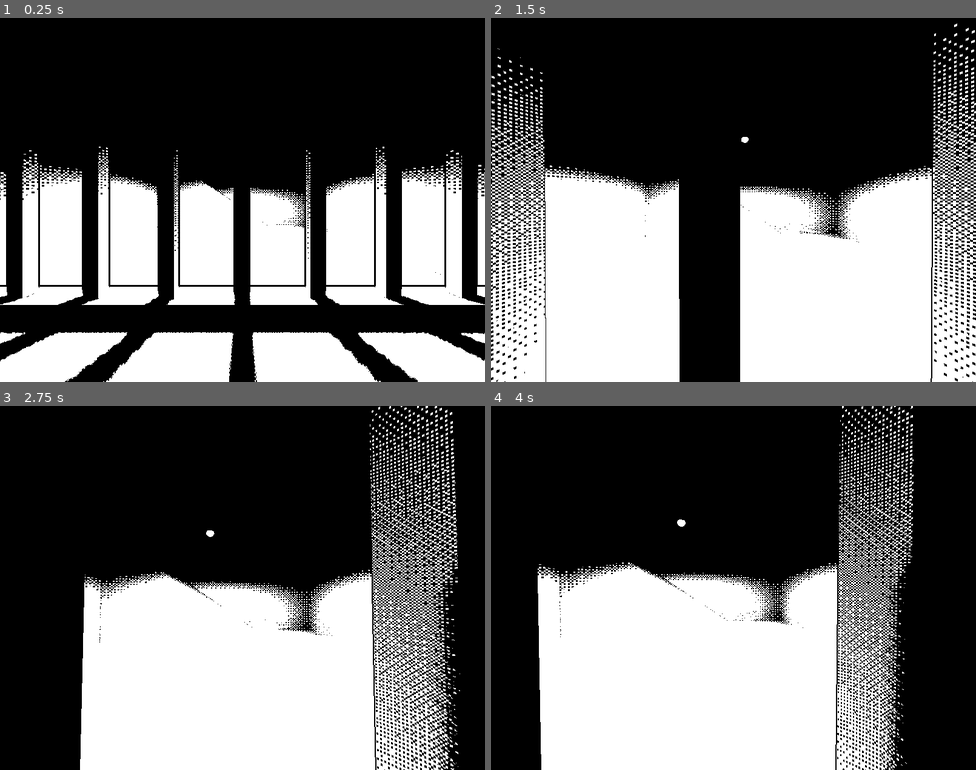
Above: before the commit, frames 1-4 (two rows, left to right).
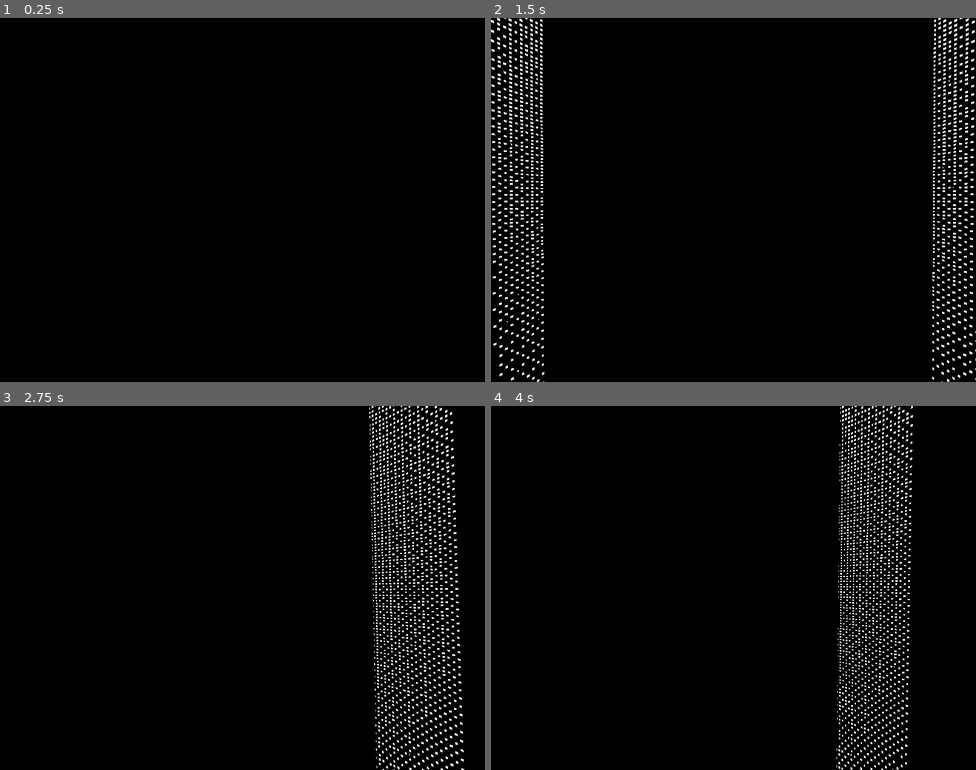
Above: after the commit, the same moments.

Repository: BryceHanke/graverobber
Game: Godot game, scene res://scenes/basement/basement.tscn
The game is run twice, just before and just after one commit, with the same random seed, the same clock (stepped at 60 frames per second) and the same inputs. This scene is started directly instead of the project's main scene.
Inputs (mouse positions are in pixels of both pictures, inside the frame that each line leads up to):
- Up to frame 1 (0.25 s): no input
- Up to frame 2 (1.5 s): tap Enter at 0.5 s; move the mouse to (757, 200) at 0.52 s; hold Alt (lean) 0.53-1.28 s; hold W (up) from 0.53 s (still down); tap Space (jump) at 0.77 s; move the mouse to (709, 200) at 1.27 s; tap Alt (lean) at 1.35 s
- Up to frame 3 (2.75 s): keep holding W (up); tap Space (jump) at 1.52 s; move the mouse to (252, 580) at 2.02 s; hold Alt (lean) from 2.03 s (still down)
- Up to frame 4 (4 s): keep holding W (up); move the mouse to (728, 595) at 2.77 s; release Alt (lean) at 2.78 s; tap Alt (lean) at 2.85 s; tap Space (jump) at 3.02, 3.77 s; move the mouse to (767, 591) at 3.52 s; hold Alt (lean) from 3.53 s (still down)

The runs differ from the first frame. In frame 1, 35% of the frame differs, in the area x 0-100%, y 35-100%; in frame 2, 44%, in the area x 0-100%, y 0-100%; in frame 3, 35%; in frame 4, 36%.

Commit message:
pre dither warp

Diff:
--- a/source/assets/materials/dither.tres
+++ b/source/assets/materials/dither.tres
@@ -10,7 +10,7 @@
 [resource]
 render_priority = 0
 shader = ExtResource("1_52sdg")
-shader_parameter/lit_color = Color(1, 1, 1, 1)
+shader_parameter/lit_color = Color(0.8633995, 0.8646732, 0.86815065, 1)
 shader_parameter/shadow_color = Color(0, 0, 0, 1)
 shader_parameter/global_ambient = Color(0, 0, 0, 1)
 shader_parameter/dither_pixel_size = 2.0000000475
--- a/source/assets/materials/outline.tres
+++ b/source/assets/materials/outline.tres
@@ -1,11 +1,20 @@
 [gd_resource type="ShaderMaterial" format=3 uid="uid://c0u7g8udxmn5m"]
 
-[ext_resource type="Shader" uid="uid://bfe4kfonmg21c" path="res://assets/shaders/outline.gdshader" id="1_0lybl"]
+[ext_resource type="Shader" uid="uid://cbrxjr3b446wu" path="res://assets/shaders/outline.gdshader" id="1_0lybl"]
 
 [resource]
 render_priority = 0
 shader = ExtResource("1_0lybl")
-shader_parameter/outline_color = Color(0, 0, 0, 1)
-shader_parameter/outline_width = 1.0
-shader_parameter/depth_threshold = 0.046000002185
-shader_parameter/normal_threshold = 0.066000003135
+shader_parameter/cutout_light = 0.13200000627
+shader_parameter/cutout_dark = 0.3130000148675
+shader_parameter/cutout_sensitivity = 1.0830000481826199
+shader_parameter/depth_threshold = 0.27400001231647997
+shader_parameter/normal_threshold = 0.6
+shader_parameter/depth_fade_dist = 20.0
+shader_parameter/line_thickness = 2.106000100035
+shader_parameter/thickness_dark = 0.714000033915
+shader_parameter/use_smart_color = true
+shader_parameter/contrast_threshold = 0.5
+shader_parameter/line_color_on_light = Color(0, 0, 0, 1)
+shader_parameter/line_color_on_dark = Color(0.8627451, 0.8627451, 0.8666667, 1)
+shader_parameter/fixed_line_color = Color(0, 0, 0, 1)
--- a/source/assets/shaders/outline.gdshader
+++ b/source/assets/shaders/outline.gdshader
@@ -1,102 +1,131 @@
 shader_type spatial;
-render_mode unshaded, cull_disabled;
+render_mode unshaded, depth_test_disabled, cull_disabled, skip_vertex_transform;
 
-// This shader implements an outline effect compatible with Godot's Compatibility renderer (GLES3).
-// It reconstructs normals from the depth texture instead of relying on the Normal/Roughness texture
-// (which is only available in Forward+ and Mobile renderers).
+uniform sampler2D screen_texture : hint_screen_texture, filter_nearest;
+uniform sampler2D depth_texture : hint_depth_texture, filter_nearest;
+uniform sampler2D normal_texture : hint_normal_roughness_texture, filter_nearest;
 
-uniform sampler2D screen_texture : hint_screen_texture, filter_linear_mipmap;
-uniform sampler2D depth_texture : hint_depth_texture, filter_linear_mipmap;
+// --- DYNAMIC CUTOUT SETTINGS ---
+group_uniforms Sketchy_Style;
+uniform float cutout_light : hint_range(0.0, 1.0) = 0.0;
+uniform float cutout_dark : hint_range(0.0, 1.0) = 1.0;
+uniform float cutout_sensitivity : hint_range(0.1, 5.0) = 1.0;
 
-uniform vec4 outline_color : source_color = vec4(0.0, 0.0, 0.0, 1.0);
-uniform float outline_width : hint_range(0.0, 10.0) = 1.0;
-uniform float depth_threshold : hint_range(0.0, 0.1) = 0.01;
+group_uniforms Sensitivity;
+uniform float depth_threshold : hint_range(0.01, 1.0) = 0.05;
 uniform float normal_threshold : hint_range(0.0, 1.0) = 0.6;
+uniform float depth_fade_dist : hint_range(1.0, 100.0) = 20.0;
 
-// Reconstruct view-space position from depth
-vec3 get_view_position(vec2 screen_uv, float depth, mat4 inv_proj_mat) {
-	// Godot's depth buffer is 0.0 to 1.0.
-	// In NDC, z is usually -1 to 1 for OpenGL, or 0 to 1 for Vulkan.
-	// However, using the INV_PROJECTION_MATRIX with the raw depth value usually works
-	// because the matrix matches the projection used.
-	// We map 0..1 to -1..1 for OpenGL if needed, but Godot abstracts this.
-	// Let's assume standard NDC construction.
-	vec4 ndc = vec4(screen_uv * 2.0 - 1.0, depth, 1.0);
-	vec4 view_pos = inv_proj_mat * ndc;
-	return view_pos.xyz / view_pos.w;
+group_uniforms Styling;
+// Maximum thickness (In the Light)
+uniform float line_thickness : hint_range(0.0, 5.0) = 2.0;
+// Minimum thickness (In the Dark) - Set lower to make lines thin out!
+uniform float thickness_dark : hint_range(0.0, 5.0) = 0.5;
+
+group_uniforms Smart_Color;
+uniform bool use_smart_color = true;
+uniform float contrast_threshold : hint_range(0.0, 1.0) = 0.5;
+uniform vec4 line_color_on_light : source_color = vec4(0.0, 0.0, 0.0, 1.0);
+uniform vec4 line_color_on_dark : source_color = vec4(1.0, 1.0, 1.0, 1.0);
+uniform vec4 fixed_line_color : source_color = vec4(0.0, 0.0, 0.0, 1.0);
+
+void vertex() {
+	POSITION = vec4(VERTEX.xy, 1.0, 1.0);
 }
 
-// Reconstruct normal from depth by sampling neighbors
-vec3 get_normal_from_depth(vec2 screen_uv, float depth, vec2 texel_size, mat4 inv_proj_mat) {
-	vec3 pos = get_view_position(screen_uv, depth, inv_proj_mat);
+float get_depth(vec2 uv, mat4 inv_proj_mat) {
+	float depth = texture(depth_texture, uv).r;
+	vec3 ndc = vec3(uv * 2.0 - 1.0, depth);
+	vec4 view = inv_proj_mat * vec4(ndc, 1.0);
+	view.xyz /= view.w;
+	return -view.z;
+}
 
-	// Sample neighbors for derivatives
-	vec2 offset_x = vec2(texel_size.x, 0.0);
-	vec2 offset_y = vec2(0.0, texel_size.y);
-
-	float depth_x = texture(depth_texture, screen_uv + offset_x).r;
-	float depth_y = texture(depth_texture, screen_uv + offset_y).r;
-
-	vec3 pos_x = get_view_position(screen_uv + offset_x, depth_x, inv_proj_mat);
-	vec3 pos_y = get_view_position(screen_uv + offset_y, depth_y, inv_proj_mat);
-
-	vec3 tangent = pos_x - pos;
-	vec3 bitangent = pos_y - pos;
-
-	return normalize(cross(tangent, bitangent));
+float get_luminance(vec3 color) {
+	return dot(color, vec3(0.2126, 0.7152, 0.0722));
 }
 
 void fragment() {
-	vec2 texel_size = 1.0 / VIEWPORT_SIZE;
-	float depth = texture(depth_texture, SCREEN_UV).r;
+	vec2 texel_size = vec2(1.0) / VIEWPORT_SIZE;
 
-	// Do not draw outline on background (depth = 0 or 1 depending on convention, usually 0 is near, 1 is far?
-	// Godot Reverse Z? No, default is standard Z usually, but let's check.
-	// If depth is very far, we skip.
-	// In Godot 4, standard depth is 0 (near) to 1 (far) or reversed.
-	// Usually 1.0 is background in standard Z, 0.0 in reverse Z.
-	// We'll check if depth is valid.
+	// 1. Sample Center Data FIRST
+	// We need the color immediately to determine thickness
+	vec3 color_center = texture(screen_texture, SCREEN_UV).rgb;
+	float center_lum = get_luminance(color_center);
 
-	vec3 normal = get_normal_from_depth(SCREEN_UV, depth, texel_size, INV_PROJECTION_MATRIX);
+	// --- 2. DYNAMIC THICKNESS CALCULATION ---
+	// Interpolate between thickness_dark and line_thickness based on brightness
+	float current_thickness = mix(thickness_dark, line_thickness, center_lum);
 
-	// Edge detection
-	float half_width = outline_width;
-	// Sample neighbors at outline_width distance
-	vec2 offset_x = vec2(texel_size.x, 0.0) * half_width;
-	vec2 offset_y = vec2(0.0, texel_size.y) * half_width;
+	// Apply the calculated thickness to the offset
+	vec2 offset = texel_size * current_thickness;
+	// ----------------------------------------
 
-	float d_l = texture(depth_texture, SCREEN_UV - offset_x).r;
-	float d_r = texture(depth_texture, SCREEN_UV + offset_x).r;
-	float d_u = texture(depth_texture, SCREEN_UV - offset_y).r;
-	float d_d = texture(depth_texture, SCREEN_UV + offset_y).r;
+	float depth_center = get_depth(SCREEN_UV, INV_PROJECTION_MATRIX);
+	vec4 normal_data = texture(normal_texture, SCREEN_UV);
+	vec3 normal_center = normal_data.rgb * 2.0 - 1.0;
+	float object_noise = normal_data.a;
 
-	vec3 n_l = get_normal_from_depth(SCREEN_UV - offset_x, d_l, texel_size, INV_PROJECTION_MATRIX);
-	vec3 n_r = get_normal_from_depth(SCREEN_UV + offset_x, d_r, texel_size, INV_PROJECTION_MATRIX);
-	vec3 n_u = get_normal_from_depth(SCREEN_UV - offset_y, d_u, texel_size, INV_PROJECTION_MATRIX);
-	vec3 n_d = get_normal_from_depth(SCREEN_UV + offset_y, d_d, texel_size, INV_PROJECTION_MATRIX);
+	// 3. Neighbor Sampling (Using Dynamic Offset)
+	vec2 uv_up = SCREEN_UV + vec2(0.0, -offset.y);
+	vec2 uv_right = SCREEN_UV + vec2(offset.x, 0.0);
+	vec2 uv_down = SCREEN_UV + vec2(0.0, offset.y);
+	vec2 uv_left = SCREEN_UV + vec2(-offset.x, 0.0);
 
-	// Depth edge
-	// We can simply check the difference in depth.
-	// However, depth difference depends on distance.
-	// A better metric is view space distance.
-	// But simple depth diff is often enough for outlines.
-	float depth_diff = abs(depth - d_l) + abs(depth - d_r) + abs(depth - d_u) + abs(depth - d_d);
+	float d_up = get_depth(uv_up, INV_PROJECTION_MATRIX);
+	float d_right = get_depth(uv_right, INV_PROJECTION_MATRIX);
+	vec3 n_up = texture(normal_texture, uv_up).rgb * 2.0 - 1.0;
+	vec3 n_right = texture(normal_texture, uv_right).rgb * 2.0 - 1.0;
 
-	// Normal edge
-	// Dot product of current normal with neighbors.
-	// If flat surface, dot is 1. If edge, dot is < 1.
-	float normal_diff = dot(normal, n_l) + dot(normal, n_r) + dot(normal, n_u) + dot(normal, n_d);
-	// 4 neighbors. If all same, sum is 4.
-	// We want to know how much it deviates from 4.
-	float normal_edge_val = 4.0 - normal_diff;
+	// 4. Edge Detection
+	float depth_diff = abs(depth_center - d_up) + abs(depth_center - d_right);
+	float is_depth_edge = step(depth_threshold, depth_diff);
 
-	float edge = 0.0;
+	float dot_up = clamp(dot(normal_center, n_up), 0.0, 1.0);
+	float dot_right = clamp(dot(normal_center, n_right), 0.0, 1.0);
+	float is_normal_edge = step(dot_up, normal_threshold) + step(dot_right, normal_threshold);
+	is_normal_edge = clamp(is_normal_edge, 0.0, 1.0);
 
-	// Combine
-	if (depth_diff > depth_threshold || normal_edge_val > normal_threshold) {
-		edge = 1.0;
+	float edge = max(is_depth_edge, is_normal_edge);
+
+	// 5. Initial Discard
+	if (edge < 0.1) discard;
+
+	// Borders and Distance
+	vec2 border_dist = min(SCREEN_UV, 1.0 - SCREEN_UV);
+	if (border_dist.x < 0.002 || border_dist.y < 0.002) discard;
+	if (depth_center > depth_fade_dist) discard;
+
+	// --- 6. RE-CALCULATE BRIGHTNESS (Smoothed) ---
+	// We re-calculate brightness using neighbors for the CUTOUT logic
+	// to prevent flickering, even though we used center pixel for thickness.
+	vec3 c_up = texture(screen_texture, uv_up).rgb;
+	vec3 c_right = texture(screen_texture, uv_right).rgb;
+	vec3 c_down = texture(screen_texture, uv_down).rgb;
+	vec3 c_left = texture(screen_texture, uv_left).rgb;
+
+	vec3 avg_color = (color_center + c_up + c_right + c_down + c_left) / 5.0;
+	float avg_brightness = get_luminance(avg_color);
+
+	// Apply sensitivity curve (make shadows impact cutoff faster)
+	float cutout_brightness = pow(avg_brightness, cutout_sensitivity);
+
+	// --- 7. DYNAMIC CUTOUT LOGIC ---
+	float dynamic_threshold = mix(cutout_dark, cutout_light, cutout_brightness);
+
+	if (object_noise < dynamic_threshold) {
+		discard;
 	}
 
-	vec4 screen_color = texture(screen_texture, SCREEN_UV);
-	ALBEDO = mix(screen_color.rgb, outline_color.rgb, edge * outline_color.a);
+	// 8. Color Logic (Smart Color)
+	vec3 final_color = fixed_line_color.rgb;
+	if (use_smart_color) {
+		if (avg_brightness > contrast_threshold) {
+			final_color = line_color_on_light.rgb;
+		} else {
+			final_color = line_color_on_dark.rgb;
+		}
+	}
+
+	ALBEDO = final_color;
 }
--- a/source/project.godot
+++ b/source/project.godot
@@ -84,6 +84,6 @@
 [rendering]
 
 rendering_device/driver.windows="d3d12"
-renderer/rendering_method="gl_compatibility"
-renderer/rendering_method.mobile="gl_compatibility"
+lights_and_shadows/directional_shadow/size=16384
 environment/defaults/default_clear_color=Color(0, 0, 0, 1)
+lights_and_shadows/positional_shadow/atlas_size=16384
--- a/source/scenes/basement/basement.tscn
+++ b/source/scenes/basement/basement.tscn
@@ -85,9 +85,9 @@
 material_override = SubResource("StandardMaterial3D_02yi3")
 radius = 0.09
 
-[node name="SpotLight3D" type="SpotLight3D" parent="bulb" unique_id=1553122910]
-transform = Transform3D(1, 0, 0, 0, -4.371139e-08, 1, 0, -1, -4.371139e-08, 0, 0, 0)
+[node name="SpotLight3D" type="OmniLight3D" parent="bulb" unique_id=1961606885]
+transform = Transform3D(1, 0, 0, 0, -4.371139e-08, 1, 0, -1, -4.371139e-08, 0, -0.26261878, 0)
+light_energy = 2.357
 shadow_enabled = true
-spot_range = 7.095772
-spot_attenuation = -0.45
-spot_angle = 81.84247
+omni_range = 35.783
+omni_attenuation = 2.0
Not shown, changed: source/assets/shaders/outline.gdshader.uid
